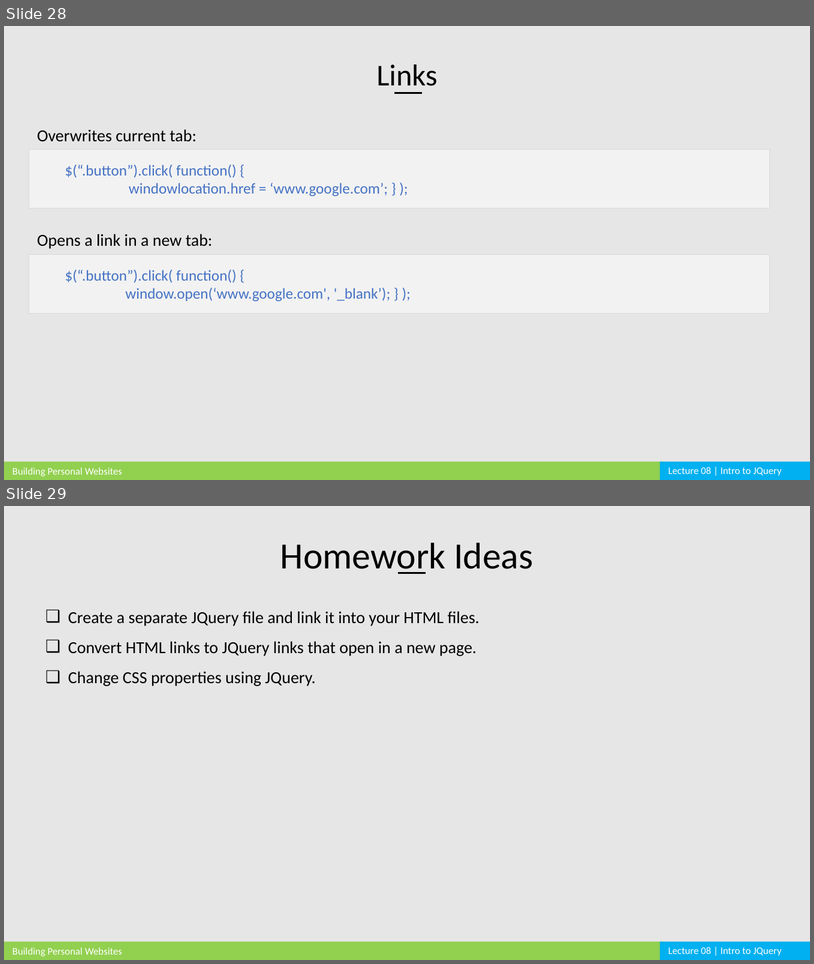
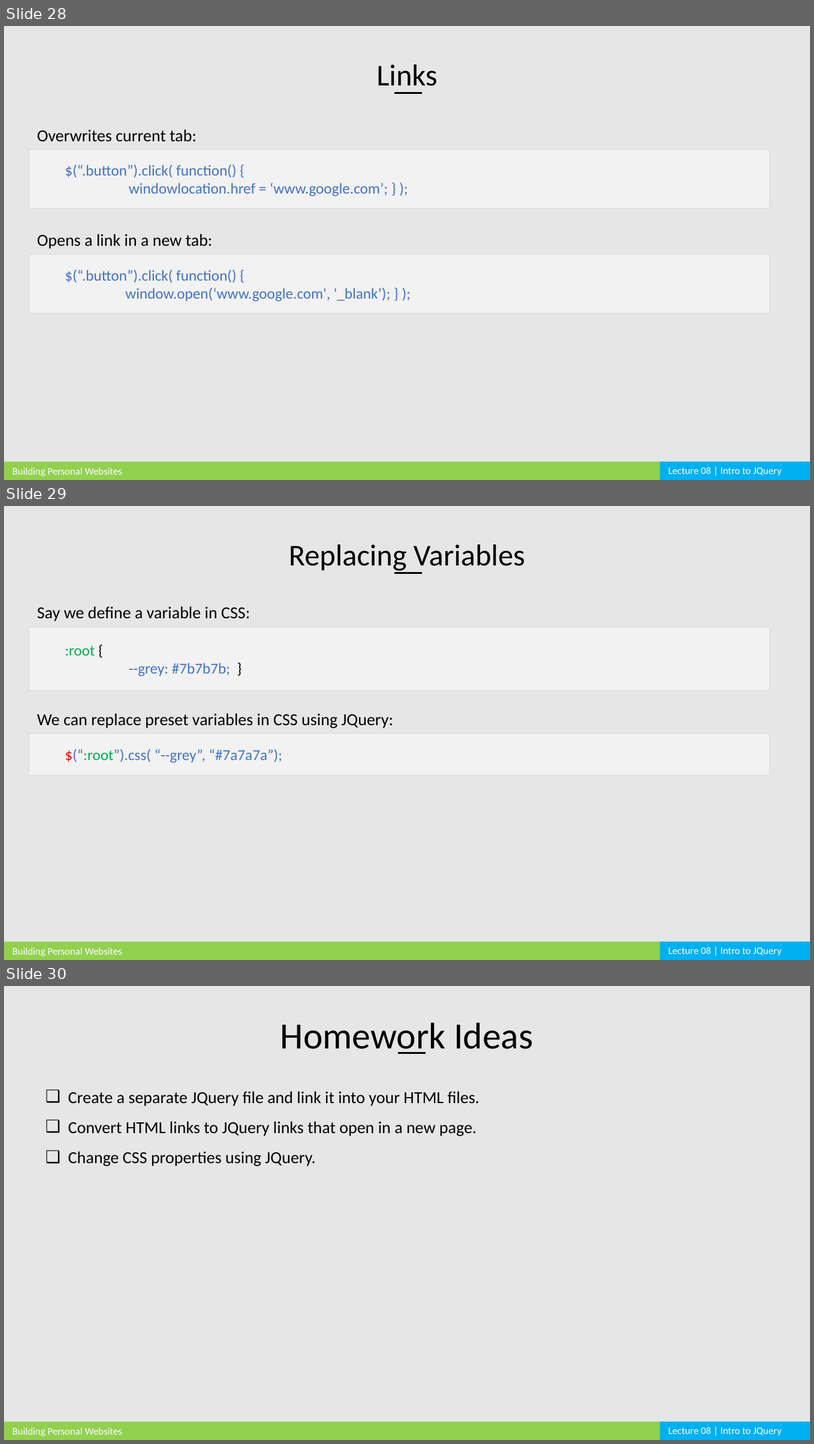
Before and after one commit to cardadfar/stuco_webdev_website, a slide deck: assets/lectures/BPW_Lecture_08.pptx. Shown one above the other, each under a label of ours: slides 28 and 29 before the commit, slides 28, 29 and 30 after it. The pictures are 814x964 and 814x1444 pixels, drawn with LibreOffice and Linux fonts; fonts in the diff are those of the drawing. Boxes give left, top, right and bottom in pixels: in the first picture for what was removed or moved away, otherwise in the second. Text is boxed around its words. In the diff, an @@ line names an element or a change of style, - is before the commit and + after.

```diff
--- a/assets/lectures/BPW_Lecture_08.pptx
+++ b/assets/lectures/BPW_Lecture_08.pptx
@@ slide 29 added at box(4, 506, 810, 960), background #E7E6E6 @@
@@ text added at box(289, 544, 525, 573), 36 pt, text #000000 @@
+Replacing Variables
@@ line added from (395, 573) to (423, 573), #000000 2.25 pt @@
@@ text added at box(37, 606, 250, 621), 20 pt, text #000000 @@
+Say we define a variable in CSS:
@@ rectangle added at box(29, 627, 770, 691), fill #F2F2F2, outline #D9D9D9 0.25 pt, 18 pt, text #4472C4 @@
+  :root {
+  --grey: #7b7b7b; }
@@ text added at box(37, 713, 393, 728), 20 pt, text #000000 @@
+We can replace preset variables in CSS using JQuery:
@@ rectangle added at box(29, 733, 770, 775), fill #F2F2F2, outline #D9D9D9 0.25 pt, 18 pt, text #4472C4 @@
+  $(“:root”).css( “--grey”, “#7a7a7a”);
@@ rectangle added at box(4, 942, 664, 960), fill #92D050 @@
@@ text added at box(12, 947, 122, 956), 12 pt, text #FFFFFF @@
+Building Personal Websites
@@ rectangle added at box(660, 942, 810, 960), fill #00B0F0 @@
@@ text added at box(669, 946, 782, 955), 12 pt, text #FFFFFF @@
+Lecture 08 | Intro to JQuery
@@ what was slide 29 is now slide 30 @@
```
Also in this commit, not shown: 12 other files.
